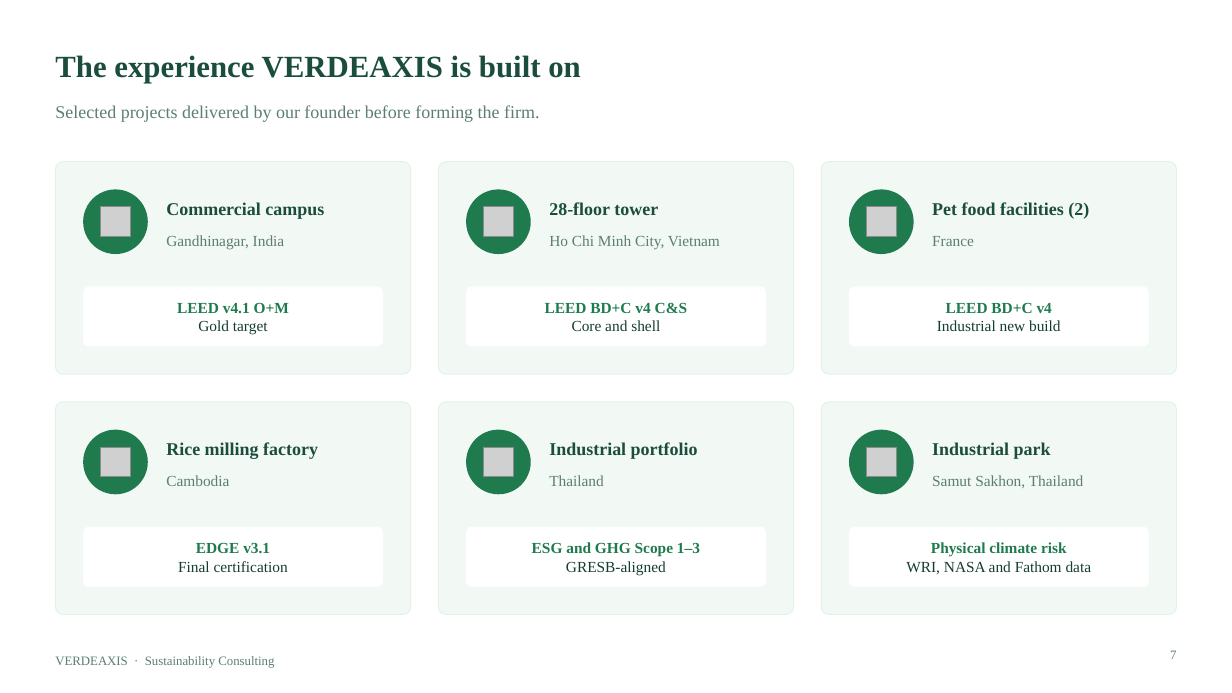
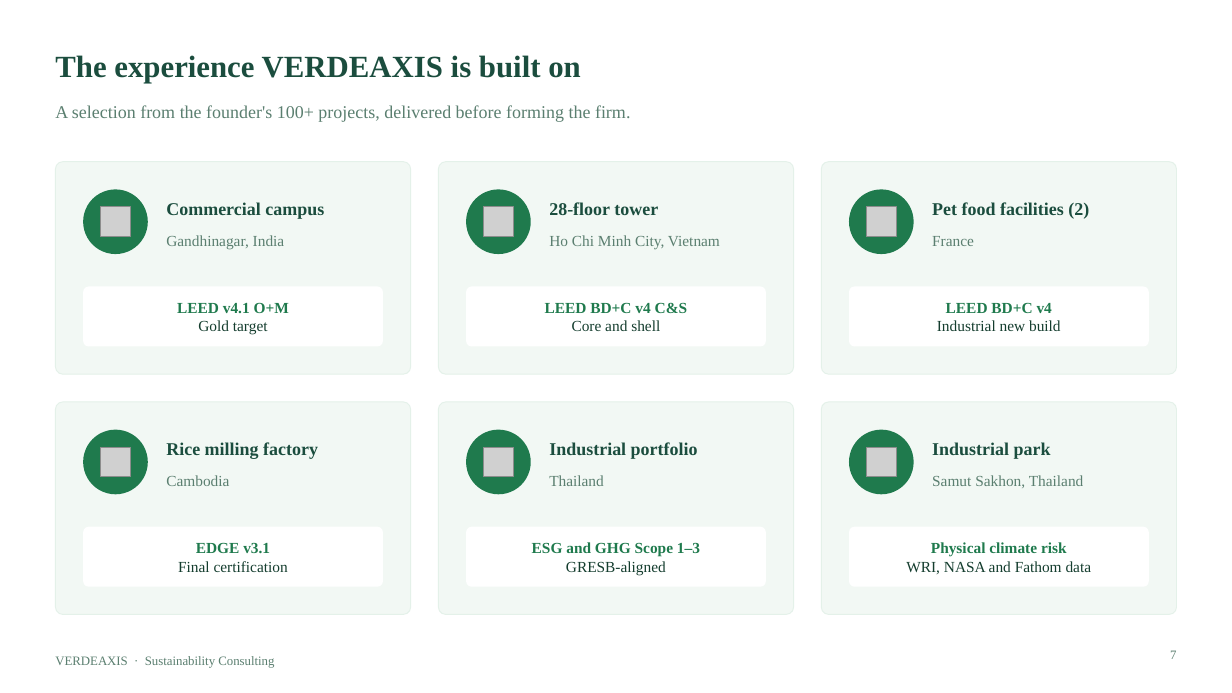
Before and after one commit to Siddhant1497/lca-tool, a slide deck: slide 7 of VERDEAXIS_Company_Profile_v8.pptx. Drawn at 1232x693 pixels with LibreOffice and Linux fonts; fonts in the diff are those of the drawing; grey boxes stand for pictures. Boxes give left, top, right and bottom in pixels: in the first picture for what was removed or moved away, otherwise in the second. Text is boxed around its words. In the diff, an @@ line names an element or a change of style, - is before the commit and + after.

```diff
--- a/VERDEAXIS_Company_Profile_v8.pptx
+++ b/VERDEAXIS_Company_Profile_v8.pptx
@@ text at (x1=55, y1=105, x2=630, y2=122): text changed @@
-Selected projects delivered by our founder before forming the firm.
+A selection from the founder's 100+ projects, delivered before forming the firm.
```
Also in this commit, not shown: 1 other slide changed.
